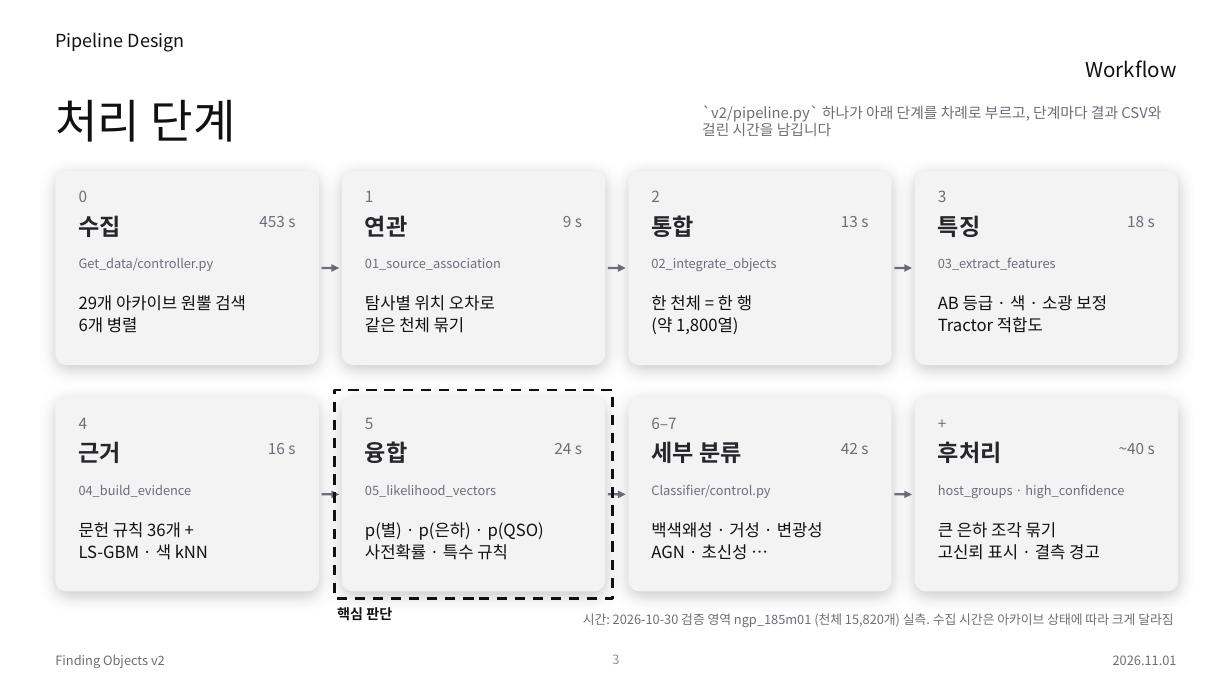
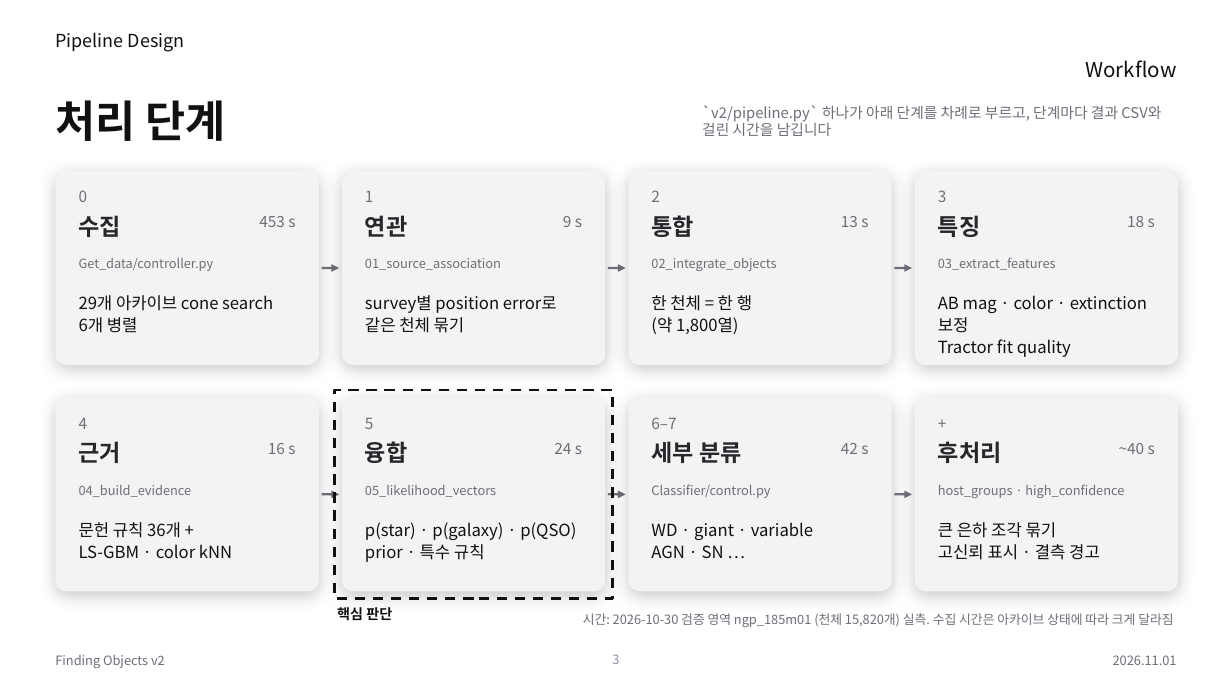
Before and after one commit to Pinchpeach/Finding_objects, a slide deck: slide 3 of v2/document/PIPELINE_STACK_v2.44.0.pptx. Drawn at 1232x693 pixels with LibreOffice and Linux fonts; fonts in the diff are those of the drawing. Boxes give left, top, right and bottom in pixels: in the first picture for what was removed or moved away, otherwise in the second. Text is boxed around its words. In the diff, an @@ line names an element or a change of style, - is before the commit and + after.

```diff
--- a/v2/document/PIPELINE_STACK_v2.44.0.pptx
+++ b/v2/document/PIPELINE_STACK_v2.44.0.pptx
@@ title "처리 단계" at [55,100,226,141]: size 36 to 34 pt, bold on @@
@@ text at [79,295,273,311]: text changed @@
-29개 아카이브 원뿔 검색
+29개 아카이브 cone search
@@ text at [365,295,557,313]: text changed @@
-탐사별 위치 오차로
+survey별 position error로
@@ text at [938,295,1147,357]: text changed @@
-AB 등급 · 색 · 소광 보정
-Tractor 적합도
+AB mag · color · extinction 보정
+Tractor fit quality
@@ text at [365,522,576,562]: text changed @@
-p(별) · p(은하) · p(QSO)
-사전확률 · 특수 규칙
+p(star) · p(galaxy) · p(QSO)
+prior · 특수 규칙
@@ text at [651,522,813,558]: text changed @@
-백색왜성 · 거성 · 변광성
-AGN · 초신성 …
+WD · giant · variable
+AGN · SN …
@@ text at [79,544,232,558]: text changed @@
-LS-GBM · 색 kNN
+LS-GBM · color kNN
```
Also in this commit, not shown: 11 other slides changed, 1 other file.
